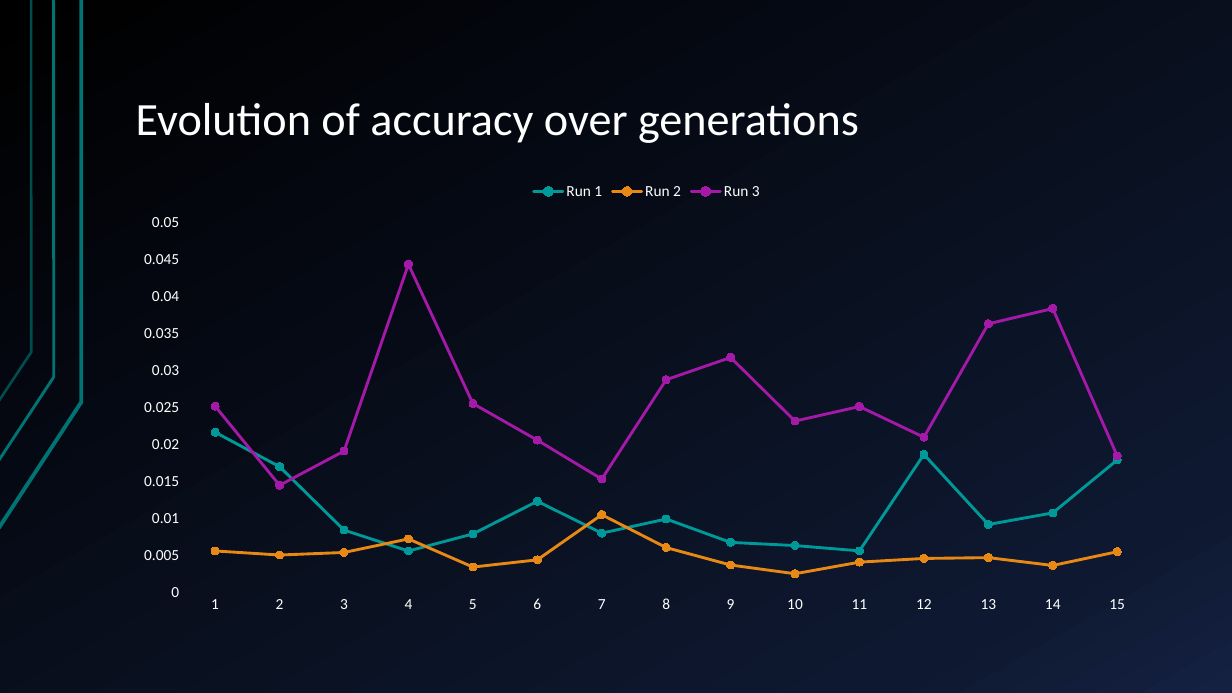
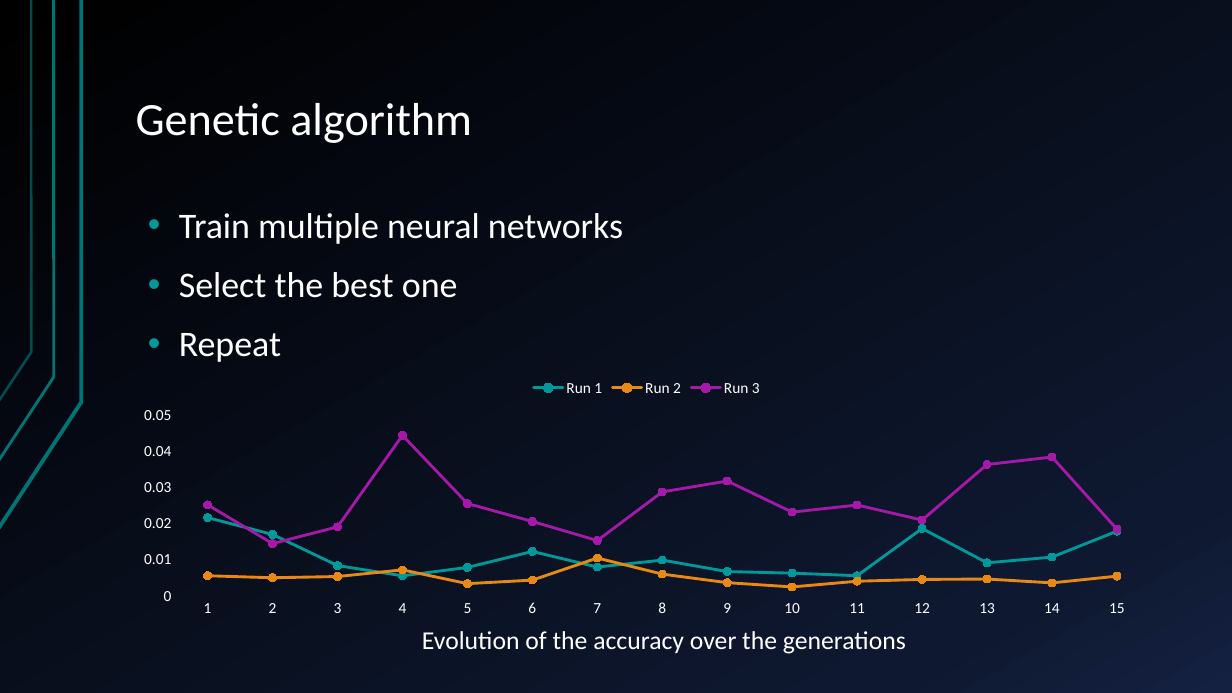
Before and after one commit to Leirof/M1-TNO_Detection_Efficiency, a slide deck: slide 10 of report/Diapo soutenance.pptx (slide 5 before the commit). Drawn at 1232x693 pixels with LibreOffice and Linux fonts; fonts in the diff are those of the drawing. Boxes give left, top, right and bottom in pixels: in the first picture for what was removed or moved away, otherwise in the second. Text is boxed around its words. In the diff, an @@ line names an element or a change of style, - is before the commit and + after.

```diff
--- a/report/Diapo soutenance.pptx
+++ b/report/Diapo soutenance.pptx
@@ title at (x1=136, y1=103, x2=472, y2=143): text changed @@
-Evolution of accuracy over generations
+Genetic algorithm
@@ text added at (x1=179, y1=213, x2=623, y2=362), 28 pt, text #FFFFFF @@
+• Train multiple neural networks
+• Select the best one
+• Repeat
@@ line chart resized from (x1=123, y1=172, x2=1170, y2=623) to (x1=123, y1=369, x2=1170, y2=624) @@
@@ text added at (x1=422, y1=631, x2=906, y2=654), 20 pt, text #FFFFFF @@
+Evolution of the accuracy over the generations
```
Also in this commit, not shown: 4 other slides changed, 8 slides added, 1 slide removed, 6 other files.
